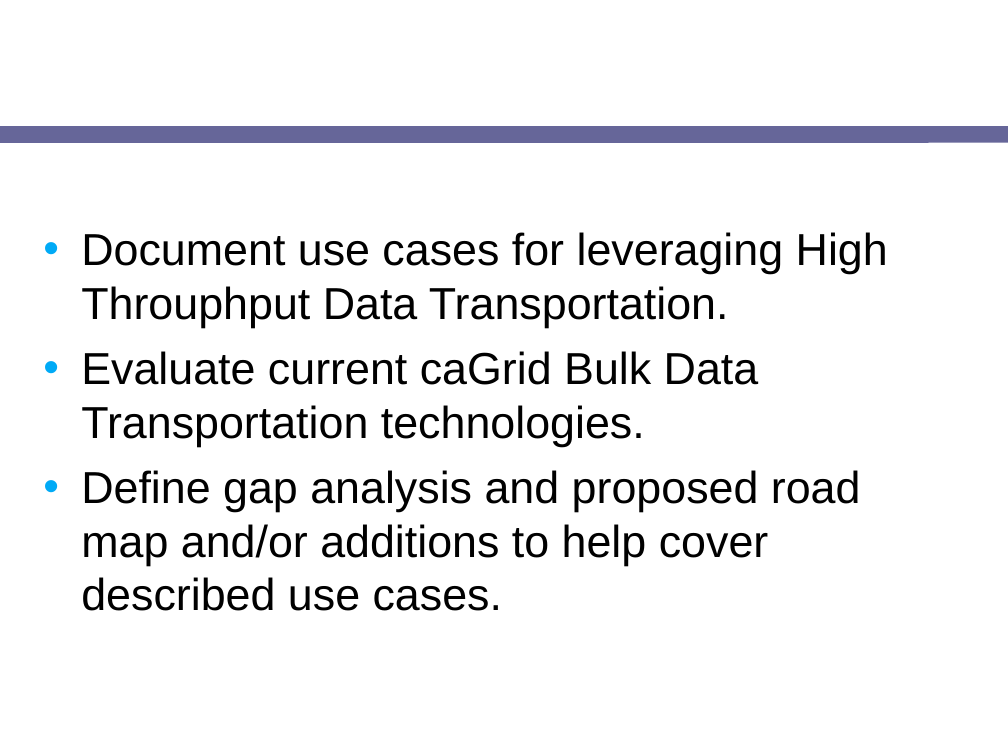
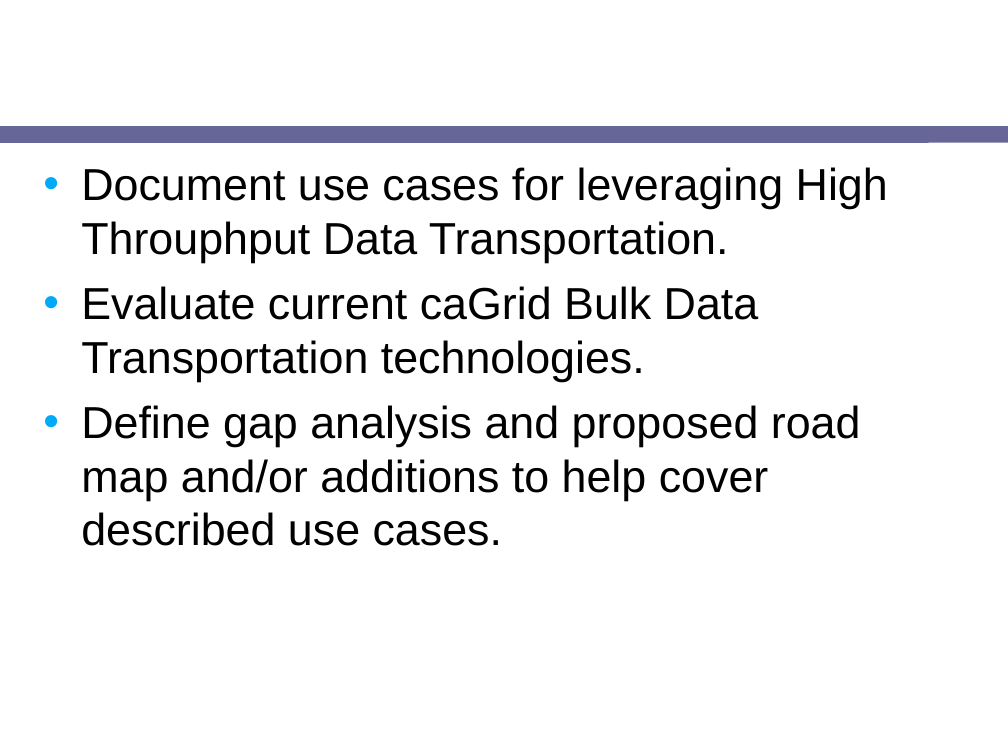
Before and after one commit to NCIP/cagrid-portal, a slide deck: slide 3 of cagrid-1-0/Documentation/presentations/200708_VCDE_ARCH/20070806_Day2_ICR-HTP-update.ppt (slide 2 before the commit). Drawn at 1008x756 pixels with LibreOffice and Linux fonts; fonts in the diff are those of the drawing; background and template pictures are left out. Boxes give left, top, right and bottom in pixels: in the first picture for what was removed or moved away, otherwise in the second. Text is boxed around its words. In the diff, an @@ line names an element or a change of style, - is before the commit and + after.

```diff
--- a/cagrid-1-0/Documentation/presentations/200708_VCDE_ARCH/20070806_Day2_ICR-HTP-update.ppt
+++ b/cagrid-1-0/Documentation/presentations/200708_VCDE_ARCH/20070806_Day2_ICR-HTP-update.ppt
@@ text "Document use cases for leveraging ...": place and size @@
-text "Document use cases for leveraging ..." at [81,232,888,611]
+text "Document use cases for leveraging ..." at [81,167,888,546]
```
Also in this commit, not shown: 1 slide added.
